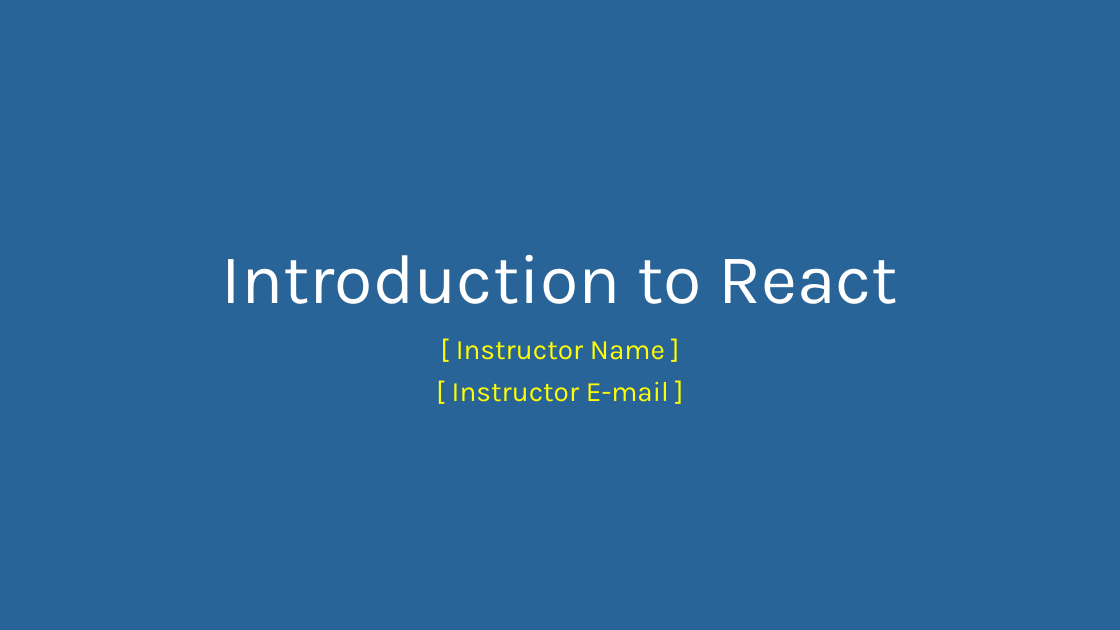
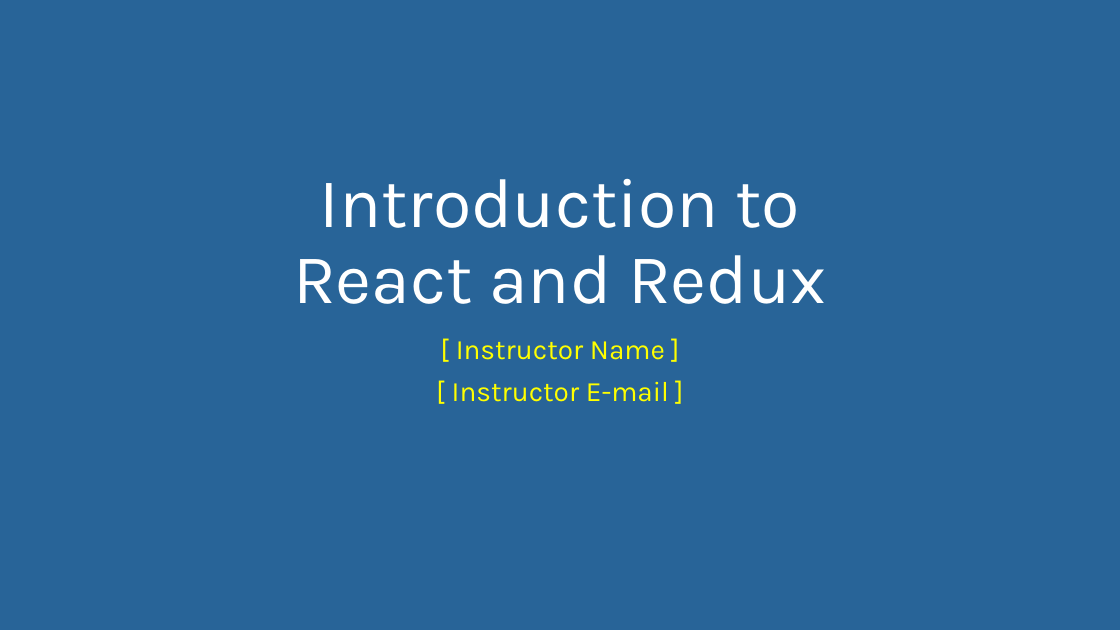
Before and after one commit to warpyu/TechnicalCommunityContent, a slide deck: slide 1 of Web Frameworks/React/Session 1 - Introduction and Slides/Introduction to React.pptx. Drawn at 1120x630 pixels with LibreOffice and Linux fonts; fonts in the diff are those of the drawing. Boxes give left, top, right and bottom in pixels: in the first picture for what was removed or moved away, otherwise in the second. Text is boxed around its words. In the diff, an @@ line names an element or a change of style, - is before the commit and + after.

Commit message:
Updated React slides

```diff
--- a/Web Frameworks/React/Session 1 - Introduction and Slides/Introduction to React.pptx
+++ b/Web Frameworks/React/Session 1 - Introduction and Slides/Introduction to React.pptx
@@ title at (293,179,826,304): text changed @@
-Introduction to React
+Introduction to
+React and Redux
```
Also in this commit, not shown: 1 other slide changed, 16 slides added, 2 slides removed.
